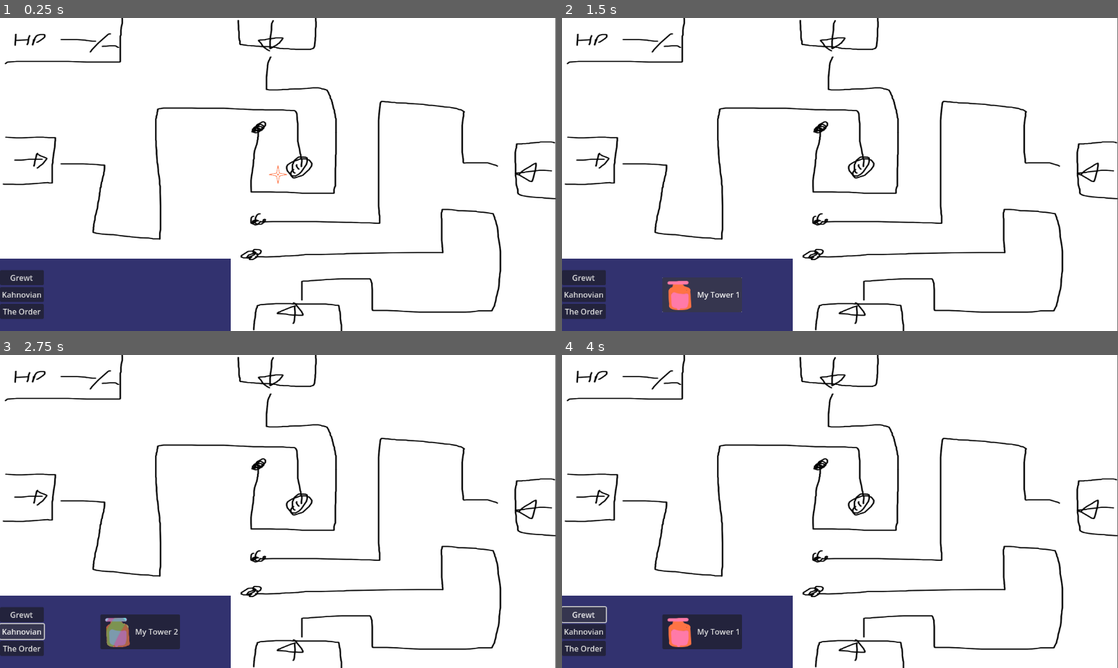
Above: before the commit, frames 1-4 (two rows, left to right).
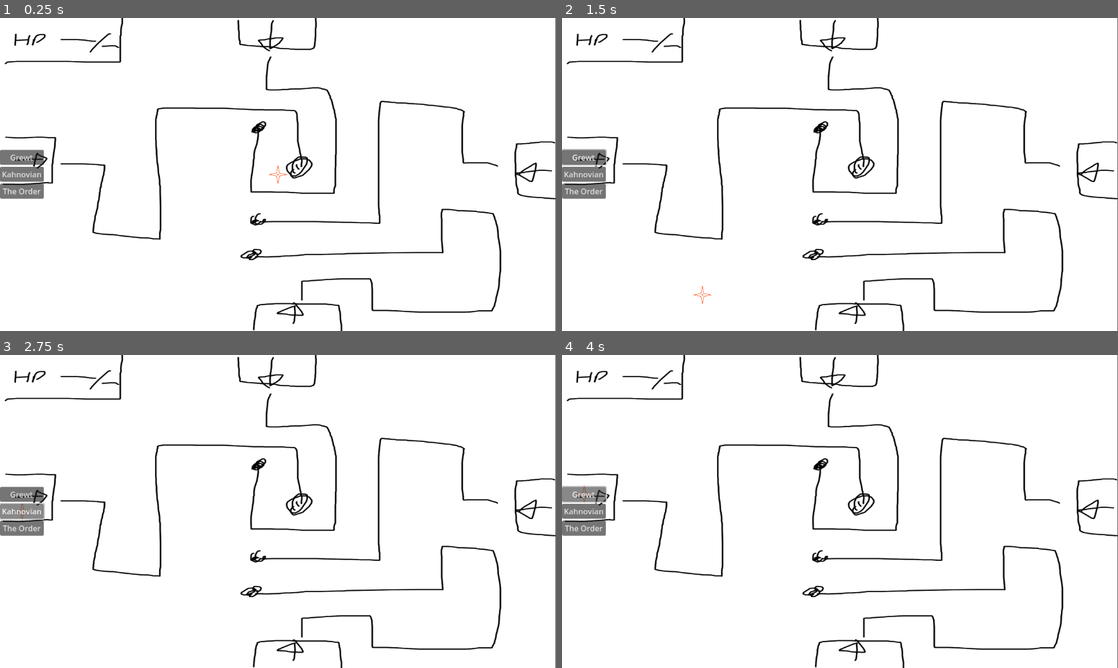
Above: after the commit, the same moments.

Repository: DevFTB/Cataclysm
Game: Godot game, scene res://Scenes/game.tscn
The game is run twice, just before and just after one commit, with the same random seed, the same clock (stepped at 60 frames per second) and the same inputs.
Inputs (mouse positions are in pixels of both pictures, inside the frame that each line leads up to):
- Up to frame 1 (0.25 s): no input
- Up to frame 2 (1.5 s): click "Grewt" at 0.5 s; click (701, 293) at 1.25 s, where only the run before the commit has a clickable "My Tower 1"
- Up to frame 3 (2.75 s): click "Kahnovian" at 2 s
- Up to frame 4 (4 s): click "The Order" at 2.75 s; click "Grewt" at 3.5 s

The runs differ from the first frame. In frame 1, 11% of the frame differs, in the area x 0-42%, y 42-100%; in frame 2, 11%; in frame 3, 11%; in frame 4, 11%, in the area x 0-42%, y 41-100%.

Commit message:
cannot place on top over other towers

Diff:
--- a/PackedScenes/Towers/Tower1.tscn
+++ b/PackedScenes/Towers/Tower1.tscn
@@ -1,13 +1,20 @@
-[gd_scene load_steps=3 format=3 uid="uid://b4ebwynglgle6"]
+[gd_scene load_steps=4 format=3 uid="uid://c745fxfrmpo5n"]
 
 [ext_resource type="Texture2D" uid="uid://nydvsnw34eaj" path="res://Resources/Level/Towers/debug_tower.png" id="1_28xor"]
 [ext_resource type="Script" path="res://Scenes/Tower.gd" id="1_a8hxo"]
 
-[node name="Tower" type="Node2D"]
+[sub_resource type="RectangleShape2D" id="RectangleShape2D_yr6av"]
+size = Vector2(61, 52)
+
+[node name="Tower" type="Area2D"]
 script = ExtResource("1_a8hxo")
 tower_name = "My Tower 1"
 ui_image = ExtResource("1_28xor")
 clan = 0
 
+[node name="CollisionShape2d" type="CollisionShape2D" parent="."]
+position = Vector2(-0.5, 1)
+shape = SubResource("RectangleShape2D_yr6av")
+
 [node name="Sprite2d" type="Sprite2D" parent="."]
 texture = ExtResource("1_28xor")
--- a/PackedScenes/Towers/Tower2.tscn
+++ b/PackedScenes/Towers/Tower2.tscn
@@ -1,14 +1,21 @@
-[gd_scene load_steps=3 format=3 uid="uid://i1182iwtil2o"]
+[gd_scene load_steps=4 format=3 uid="uid://cv5uipbpl6ndc"]
 
 [ext_resource type="Script" path="res://Scenes/Tower.gd" id="1_80n8s"]
 [ext_resource type="Texture2D" uid="uid://bssaw6s7o81s8" path="res://Resources/Level/Towers/debug_tower_2.png" id="1_fvar2"]
 
-[node name="Tower" type="Node2D"]
+[sub_resource type="RectangleShape2D" id="RectangleShape2D_k8n8h"]
+size = Vector2(61, 52)
+
+[node name="Tower" type="Area2D"]
 script = ExtResource("1_80n8s")
 tower_name = "My Tower 2"
 ui_image = ExtResource("1_fvar2")
 clan = 1
 
+[node name="CollisionShape2d" type="CollisionShape2D" parent="."]
+position = Vector2(-0.5, 1)
+shape = SubResource("RectangleShape2D_k8n8h")
+
 [node name="Sprite2d" type="Sprite2D" parent="."]
 texture = ExtResource("1_fvar2")
 script = "My Tower 2"
--- a/PackedScenes/Towers/TowerButton.tscn
+++ /dev/null
@@ -1,14 +0,0 @@
-[gd_scene load_steps=3 format=3 uid="uid://df0ecihsf08u2"]
-
-[ext_resource type="Texture2D" uid="uid://nydvsnw34eaj" path="res://Resources/Level/Towers/debug_tower.png" id="1_iejfk"]
-[ext_resource type="Script" path="res://Scenes/TowerSelectorButton.gd" id="2_gfiaq"]
-
-[node name="Button" type="Button"]
-offset_right = 136.0
-offset_bottom = 72.0
-scale = Vector2(0.5, 0.5)
-size_flags_horizontal = 4
-size_flags_vertical = 4
-text = "Tower 1"
-icon = ExtResource("1_iejfk")
-script = ExtResource("2_gfiaq")
--- a/Scenes/Tower.gd
+++ b/Scenes/Tower.gd
@@ -1,4 +1,4 @@
-extends Node2D
+extends Area2D
 enum Clan {
 	GREWT, KHANOVIAN, THE_ORDER
 }
--- a/Scenes/TowerPlacer.gd
+++ b/Scenes/TowerPlacer.gd
@@ -4,6 +4,7 @@
 @export var tower_parent : NodePath
 
 var can_place : bool = false
+var obstructed : bool  = false
 # Called when the node enters the scene tree for the first time.
 func _ready():
 	pass # Replace with function body.
@@ -17,8 +18,7 @@
 func _input(event):
 	if event is InputEventMouseButton:
 		if event.is_action_pressed("target"):
-			if can_place:
-				print(can_place)
+			if can_place and not obstructed and tower != null:
 				place_tower()
 
 func place_tower():
@@ -26,9 +26,18 @@
 	get_node(tower_parent).add_child(new_tower)
 
 	new_tower.position = get_viewport().get_mouse_position()
+	new_tower.connect("mouse_entered", on_Tower_mouse_entered)
+	new_tower.connect("mouse_exited", on_Tower_mouse_exited)
 
 	get_node("AudioStreamPlayer").play()
 
 func _on_placeable_area_can_place_changed(can_place):
 	self.can_place = can_place
 	pass # Replace with function body.
+
+func on_Tower_mouse_entered():
+	self.obstructed = true
+	pass
+func on_Tower_mouse_exited():
+	self.obstructed = false
+	pass
--- a/Scenes/game.tscn
+++ b/Scenes/game.tscn
@@ -1,14 +1,15 @@
-[gd_scene load_steps=10 format=3 uid="uid://c3i8o4wqr5qqm"]
+[gd_scene load_steps=11 format=3 uid="uid://c016j0m0pf4si"]
 
 [ext_resource type="Texture2D" uid="uid://cumlq5u7fe28r" path="res://Resources/Level/map1.png" id="1_bx5vf"]
 [ext_resource type="Texture2D" uid="uid://l6bfomveh046" path="res://Resources/UI/cursor.png" id="2_4rqab"]
 [ext_resource type="Script" path="res://Scenes/PlaceableArea.gd" id="2_gh5ds"]
 [ext_resource type="Script" path="res://Scenes/TowerPlacer.gd" id="2_yjuhy"]
-[ext_resource type="PackedScene" uid="uid://b4ebwynglgle6" path="res://PackedScenes/Towers/Tower1.tscn" id="4_lj420"]
+[ext_resource type="PackedScene" uid="uid://c745fxfrmpo5n" path="res://PackedScenes/Towers/Tower1.tscn" id="4_lj420"]
 [ext_resource type="AudioStream" uid="uid://dj6mhcpxf85lx" path="res://Resources/Level/Towers/tower_placement_sound.wav" id="6_xh4l0"]
 [ext_resource type="Script" path="res://Scenes/TowerSelector.gd" id="7_od436"]
-[ext_resource type="PackedScene" uid="uid://df0ecihsf08u2" path="res://PackedScenes/Towers/TowerButton.tscn" id="8_7bdlq"]
-[ext_resource type="PackedScene" uid="uid://i1182iwtil2o" path="res://PackedScenes/Towers/Tower2.tscn" id="8_mnq4t"]
+[ext_resource type="PackedScene" uid="uid://df0ecihsf08u2" path="res://PackedScenes/TowerButton.tscn" id="8_7bdlq"]
+[ext_resource type="PackedScene" uid="uid://cv5uipbpl6ndc" path="res://PackedScenes/Towers/Tower2.tscn" id="8_mnq4t"]
+[ext_resource type="PackedScene" uid="uid://8wga028twtb0" path="res://PackedScenes/Towers/GrewtEarthBasic.tscn" id="10_m0pln"]
 
 [node name="Game" type="Node"]
 
@@ -55,7 +56,6 @@
 
 [node name="TowerPlacer" type="Node2D" parent="."]
 script = ExtResource("2_yjuhy")
-tower = ExtResource("4_lj420")
 tower_parent = NodePath("../Map/Towers")
 
 [node name="Sprite2d" type="Sprite2D" parent="TowerPlacer"]
@@ -87,7 +87,7 @@
 script = ExtResource("7_od436")
 button_parent = NodePath("HSplitContainer/GridContainer")
 button_scene = ExtResource("8_7bdlq")
-towers = [ExtResource("4_lj420"), ExtResource("8_mnq4t")]
+towers = [ExtResource("10_m0pln"), ExtResource("4_lj420"), ExtResource("8_mnq4t")]
 
 [node name="ColorRect" type="ColorRect" parent="GUI/TowerSelectionGUI"]
 layout_mode = 1
